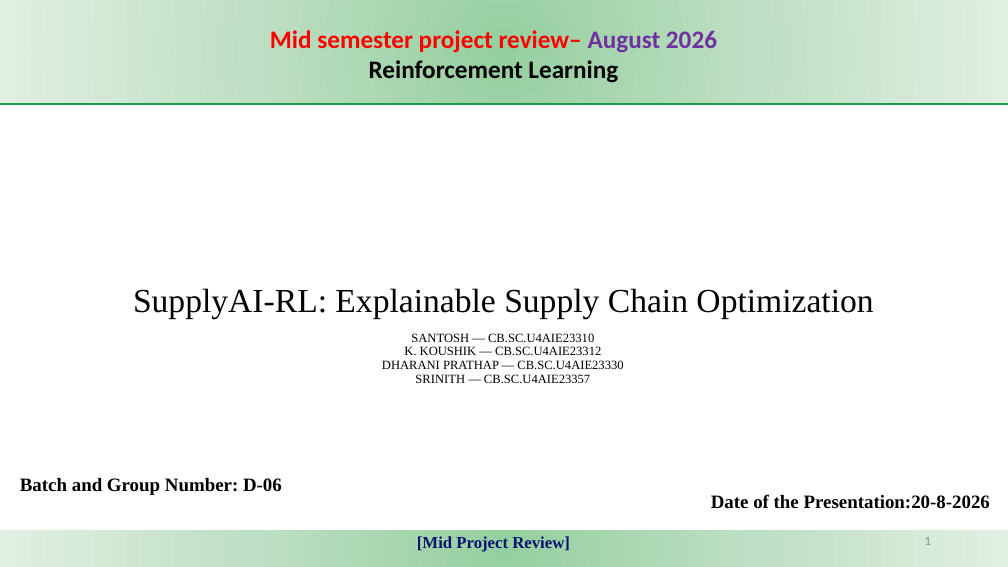
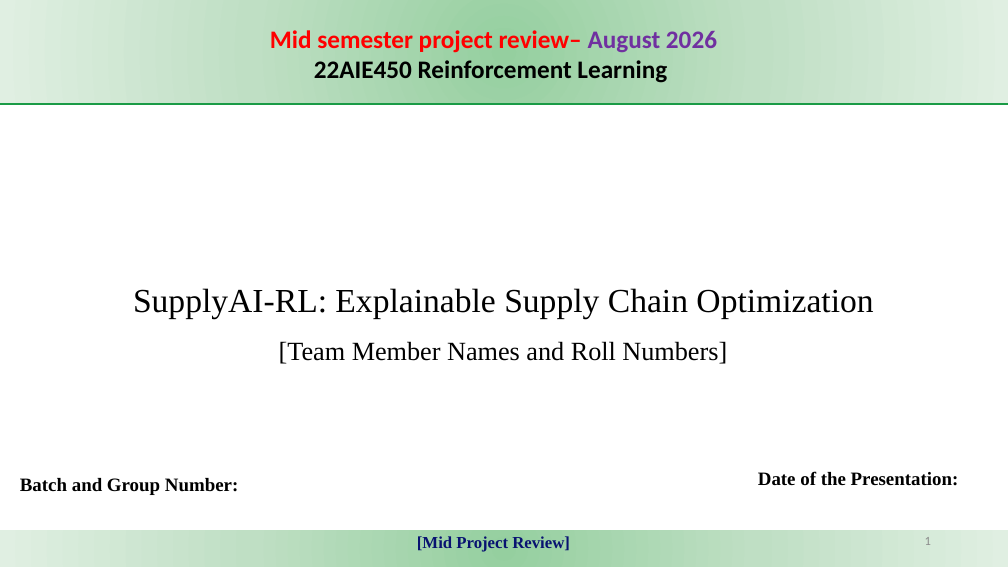
Before and after one commit to KJSK-Koushik/Supply-AI-RL-Explainable-supply-chain-Optimisation, a slide deck: slide 1 of reports/SupplyAI-RL_Mid_Project_Review.pptx. Drawn at 1008x567 pixels with LibreOffice and Linux fonts; fonts in the diff are those of the drawing. Boxes give left, top, right and bottom in pixels: in the first picture for what was removed or moved away, otherwise in the second. Text is boxed around its words. In the diff, an @@ line names an element or a change of style, - is before the commit and + after.

```diff
--- a/reports/SupplyAI-RL_Mid_Project_Review.pptx
+++ b/reports/SupplyAI-RL_Mid_Project_Review.pptx
@@ text at bbox=[314, 60, 667, 83]: text changed @@
-Reinforcement Learning
+22AIE450 Reinforcement Learning
@@ text at bbox=[279, 341, 727, 364]: text changed; size 12 to 25 pt @@
-SANTOSH — CB.SC.U4AIE23310
-K. KOUSHIK — CB.SC.U4AIE23312
-DHARANI PRATHAP — CB.SC.U4AIE23330
-SRINITH — CB.SC.U4AIE23357
+[Team Member Names and Roll Numbers]
@@ text at bbox=[20, 478, 238, 495]: text changed @@
-Batch and Group Number: D-06
+Batch and Group Number:
@@ text at bbox=[758, 471, 959, 486]: text changed @@
-Date of the Presentation:20-8-2026
+Date of the Presentation:
```
Also in this commit, not shown: 7 other slides changed, 1 slide removed, 5 other files.
